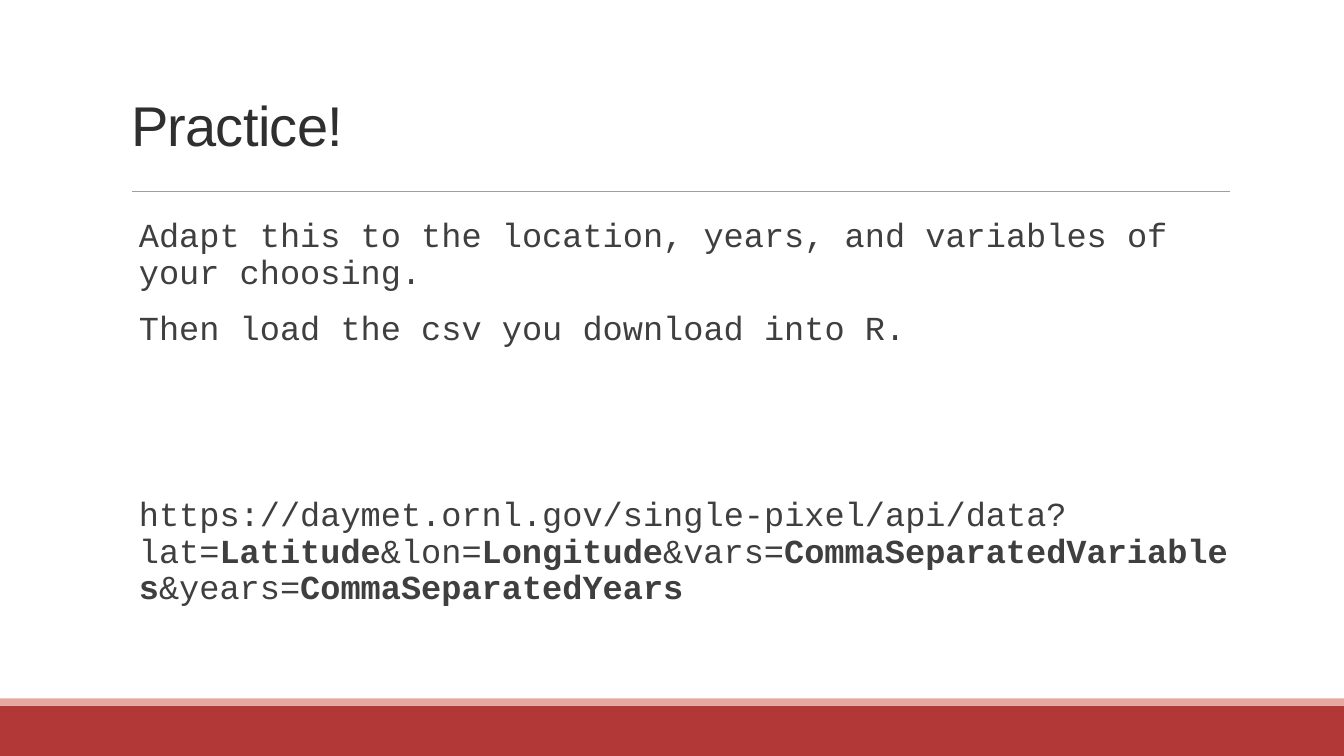
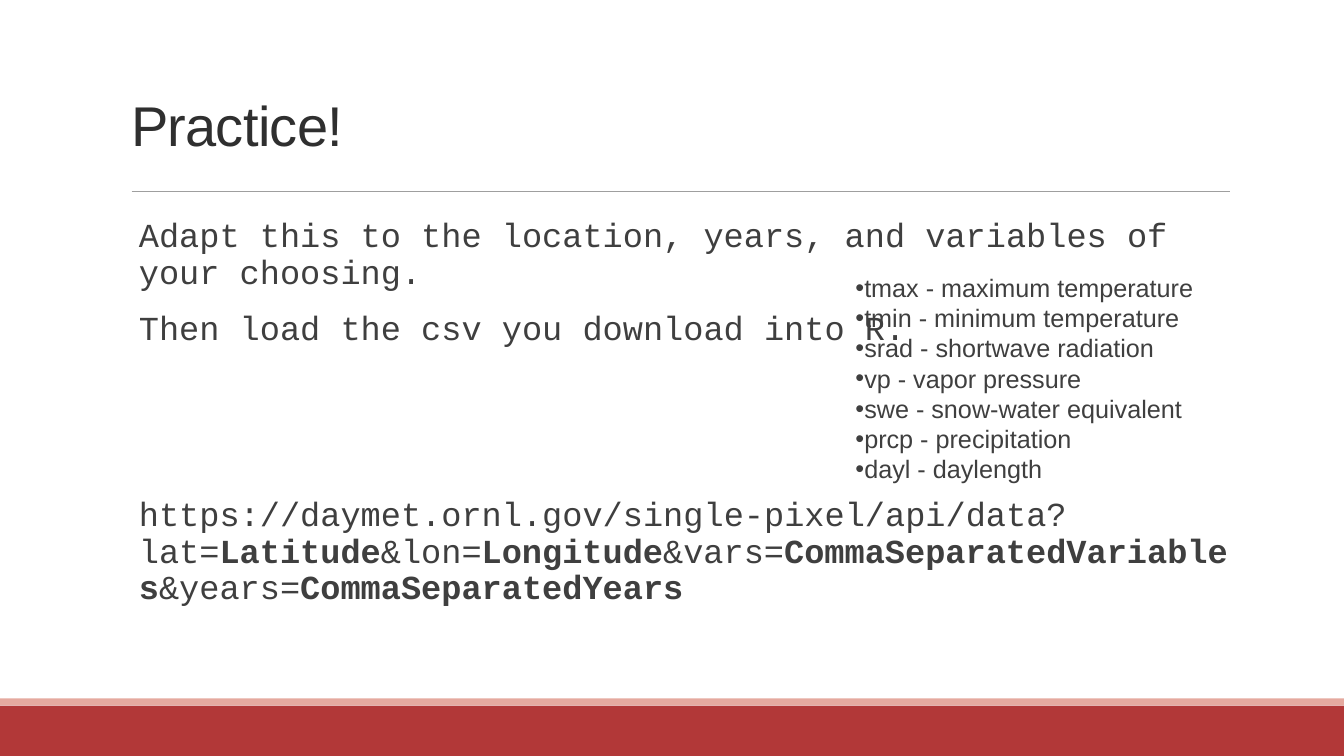
Before and after one commit to communitymaplab/geog4300_datascience, a slide deck: slide 13 of in_class_slides/geog4300_L04-readingdata.pptx (slide 12 before the commit). Drawn at 1344x756 pixels with LibreOffice and Linux fonts; fonts in the diff are those of the drawing. Boxes give left, top, right and bottom in pixels: in the first picture for what was removed or moved away, otherwise in the second. Text is boxed around its words. In the diff, an @@ line names an element or a change of style, - is before the commit and + after.

```diff
--- a/in_class_slides/geog4300_L04-readingdata.pptx
+++ b/in_class_slides/geog4300_L04-readingdata.pptx
@@ text added at <box>855,278,1193,484</box>, 18 pt, text #3F3F3F @@
+• tmax - maximum temperature
+• tmin - minimum temperature
+• srad - shortwave radiation
+• vp - vapor pressure
+• swe - snow-water equivalent
+• prcp - precipitation
+• dayl - daylength
```
Also in this commit, not shown: 2 other slides changed, 1 slide added, 1 other file.
